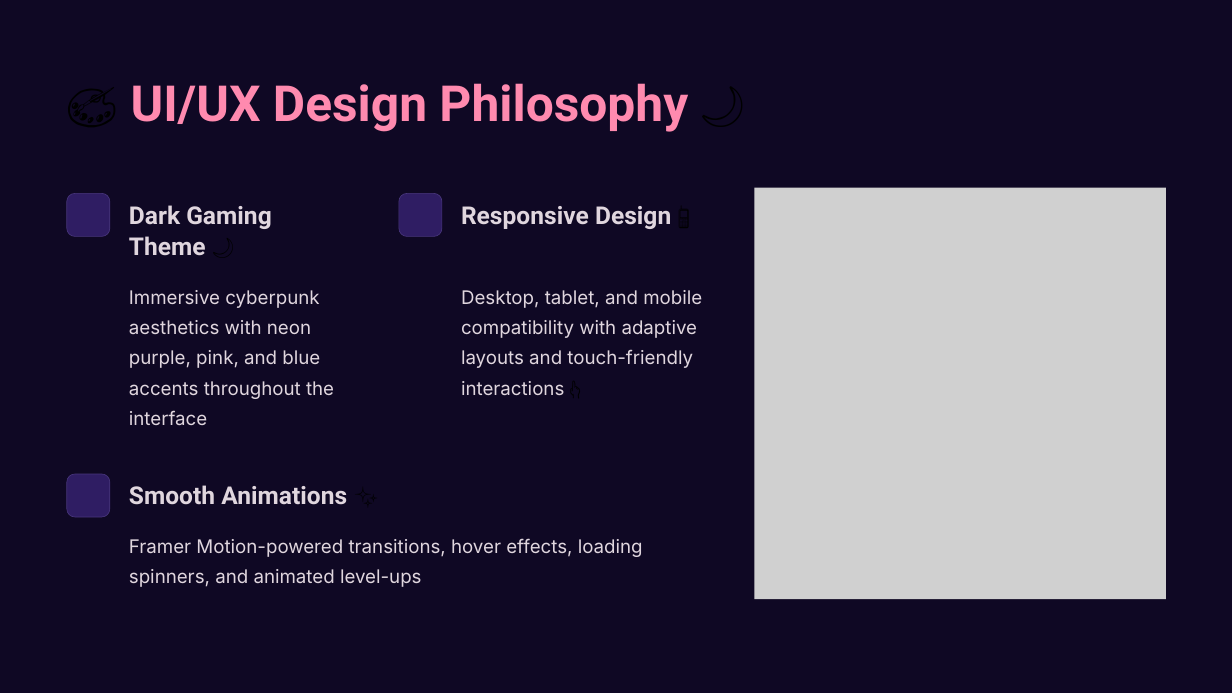
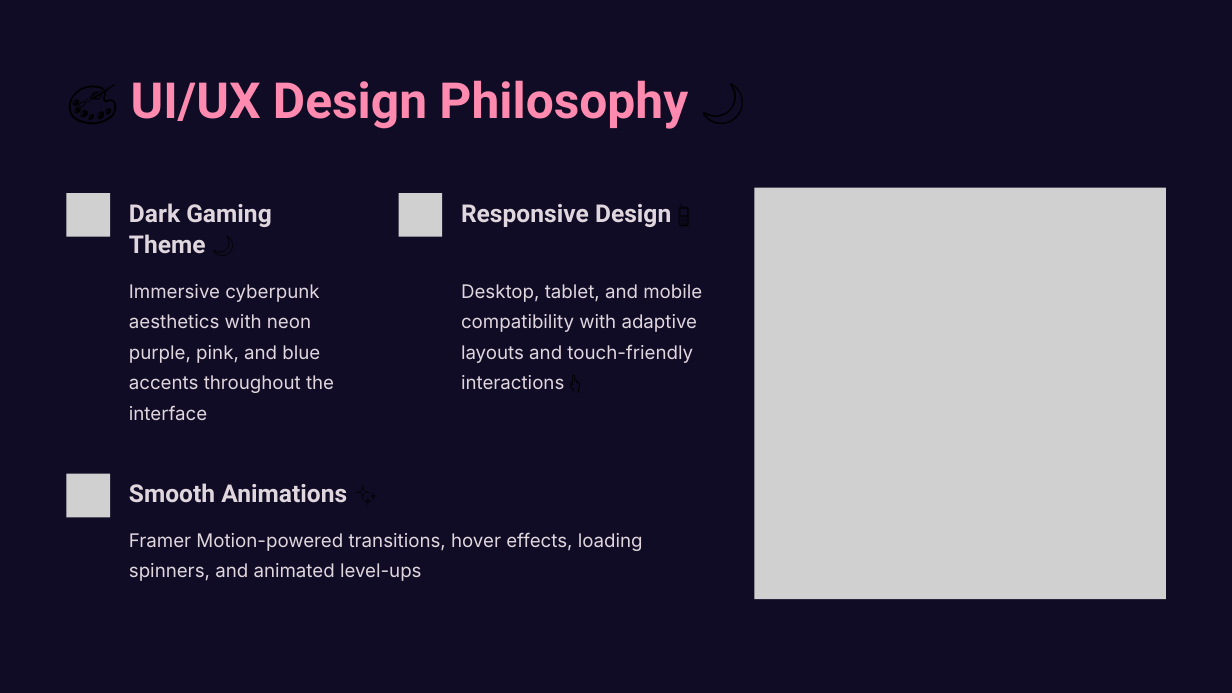
Before and after one commit to RahulBansal-24/LifeRPG, a slide deck: slide 10 of LifeRPG-Gamify-Your-Life.pptx (slide 8 before the commit). Drawn at 1232x693 pixels with LibreOffice and Linux fonts; fonts in the diff are those of the drawing; grey boxes stand for pictures; background and template pictures are left out; a plain dark background stands for a picture behind light text. Boxes give left, top, right and bottom in pixels: in the first picture for what was removed or moved away, otherwise in the second. Text is boxed around its words. In the diff, an @@ line names an element or a change of style, - is before the commit and + after.

Commit message:
updated ppt and pdf

```diff
--- a/LifeRPG-Gamify-Your-Life.pptx
+++ b/LifeRPG-Gamify-Your-Life.pptx
@@ freeform shape at [0,0,1232,693]: fill #0C0524 at 90% opacity to #0C0524 at 81% opacity @@
@@ freeform shape removed at [67,193,110,237] @@
@@ freeform shape removed at [67,193,110,237] @@
@@ picture added at [67,193,110,237] @@
@@ freeform shape removed at [399,193,442,237] @@
@@ freeform shape removed at [399,193,442,237] @@
@@ picture added at [399,193,442,237] @@
@@ text "Immersive cyberpunk aesthetics with neon ...": place and size @@
-text "Immersive cyberpunk aesthetics with neon ..." at [129,290,334,425]
+text "Immersive cyberpunk aesthetics with neon ..." at [129,284,334,420]
@@ text "Desktop, tablet, and mobile compatibility ...": place and size @@
-text "Desktop, tablet, and mobile compatibility ..." at [461,290,702,396]
+text "Desktop, tablet, and mobile compatibility ..." at [461,284,702,390]
@@ freeform shape removed at [67,474,110,517] @@
@@ freeform shape removed at [67,474,110,517] @@
@@ picture added at [67,474,110,517] @@
@@ text "Framer Motion-powered transitions, hover effects, ...": place and size @@
-text "Framer Motion-powered transitions, hover effects, ..." at [129,538,643,587]
+text "Framer Motion-powered transitions, hover effects, ..." at [129,532,643,581]
```
Also in this commit, not shown: 7 other slides changed, 4 slides added, 2 slides removed, 1 other file.
